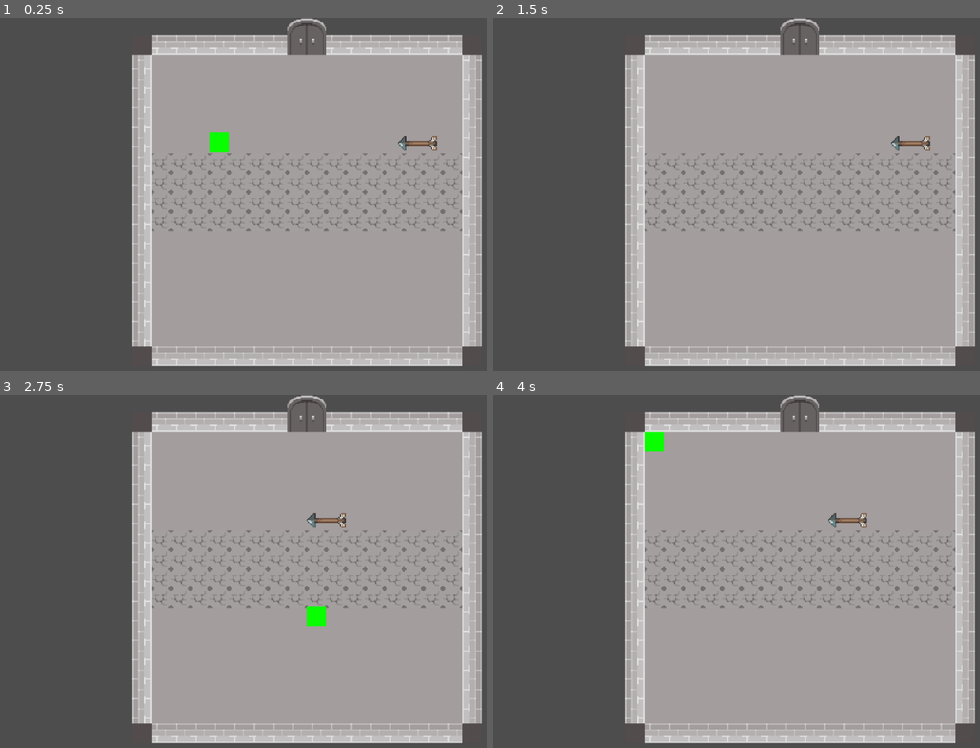
Above: before the commit, frames 1-4 (two rows, left to right).
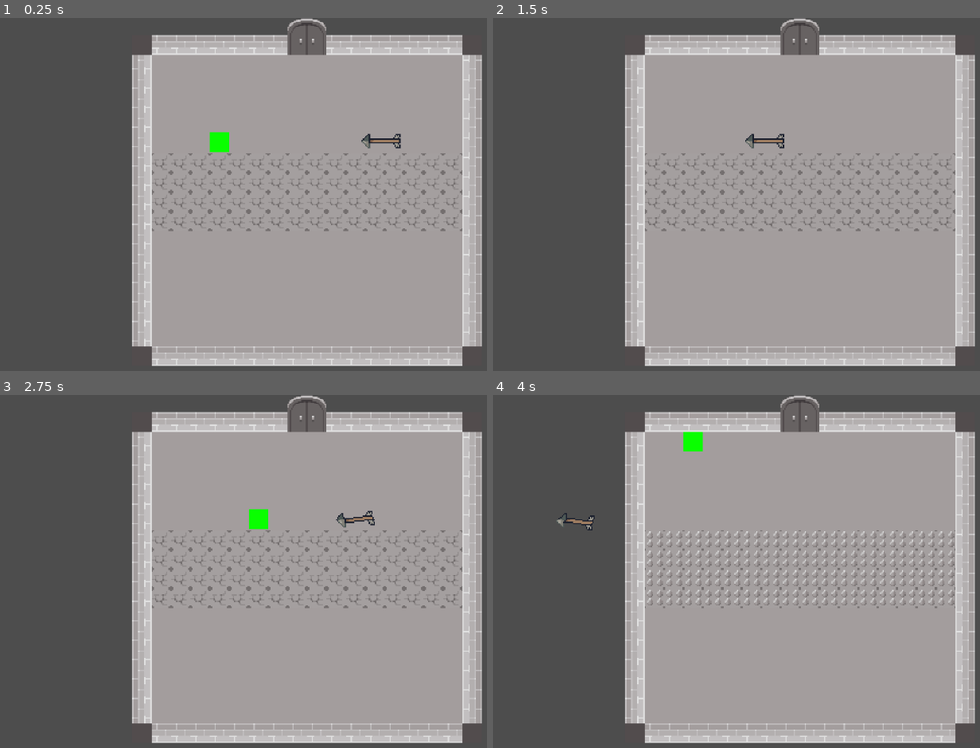
Above: after the commit, the same moments.

Repository: rddtz/gamejamplus
Game: Godot game, scene res://scenes/main.tscn
Two runs of this game, one before a commit and one after it. Both use one fixed random seed, a clock stepped at 60 frames per second and the inputs below.
Inputs:
- Up to frame 1 (0.25 s): no input
- Up to frame 2 (1.5 s): hold Right (RIGHT) 0.53-1.28 s; hold S (DOWN) from 1.28 s (still down)
- Up to frame 3 (2.75 s): release S (DOWN) at 2.03 s; hold Right (RIGHT) from 2.03 s (still down)
- Up to frame 4 (4 s): release Right (RIGHT) at 2.78 s; hold W (UP) 2.78-3.53 s; hold A (LEFT) from 3.53 s (still down)

The runs differ from the first frame. In frame 1, 0.3% of the frame differs, in the area x 74-90%, y 32-38%; in frame 2, 0.3%; in frame 3, 0.8%; in frame 4, 3.4%, in the area x 13-95%, y 10-61%.

Commit message:
flecha 2

Diff:
--- a/plus/scenes/flecha.tscn
+++ b/plus/scenes/flecha.tscn
@@ -1,21 +1,70 @@
-[gd_scene load_steps=6 format=3 uid="uid://c7ihtsplmerbl"]
+[gd_scene load_steps=13 format=3 uid="uid://c7ihtsplmerbl"]
 
 [ext_resource type="Script" path="res://scripts/flecha.gd" id="1_gpbhr"]
 [ext_resource type="Texture2D" uid="uid://c6rjul783wuq0" path="res://assets/Flecha.png" id="1_sb2l6"]
 
-[sub_resource type="AtlasTexture" id="AtlasTexture_qsu6x"]
+[sub_resource type="AtlasTexture" id="AtlasTexture_xp4kv"]
 atlas = ExtResource("1_sb2l6")
-region = Rect2(0, 0, 32, 16)
+region = Rect2(0, 0, 32, 32)
+
+[sub_resource type="AtlasTexture" id="AtlasTexture_t35c3"]
+atlas = ExtResource("1_sb2l6")
+region = Rect2(32, 0, 32, 32)
+
+[sub_resource type="AtlasTexture" id="AtlasTexture_yxjio"]
+atlas = ExtResource("1_sb2l6")
+region = Rect2(64, 0, 32, 32)
+
+[sub_resource type="AtlasTexture" id="AtlasTexture_c108p"]
+atlas = ExtResource("1_sb2l6")
+region = Rect2(96, 0, 32, 32)
+
+[sub_resource type="AtlasTexture" id="AtlasTexture_n7f2v"]
+atlas = ExtResource("1_sb2l6")
+region = Rect2(128, 0, 32, 32)
+
+[sub_resource type="AtlasTexture" id="AtlasTexture_kcv4b"]
+atlas = ExtResource("1_sb2l6")
+region = Rect2(160, 0, 32, 32)
+
+[sub_resource type="AtlasTexture" id="AtlasTexture_8dsl8"]
+atlas = ExtResource("1_sb2l6")
+region = Rect2(192, 0, 32, 32)
+
+[sub_resource type="AtlasTexture" id="AtlasTexture_2orym"]
+atlas = ExtResource("1_sb2l6")
+region = Rect2(224, 0, 32, 32)
 
 [sub_resource type="SpriteFrames" id="SpriteFrames_g3tbx"]
 animations = [{
 "frames": [{
 "duration": 1.0,
-"texture": SubResource("AtlasTexture_qsu6x")
+"texture": SubResource("AtlasTexture_xp4kv")
+}, {
+"duration": 1.0,
+"texture": SubResource("AtlasTexture_t35c3")
+}, {
+"duration": 1.0,
+"texture": SubResource("AtlasTexture_yxjio")
+}, {
+"duration": 1.0,
+"texture": SubResource("AtlasTexture_c108p")
+}, {
+"duration": 1.0,
+"texture": SubResource("AtlasTexture_n7f2v")
+}, {
+"duration": 1.0,
+"texture": SubResource("AtlasTexture_kcv4b")
+}, {
+"duration": 1.0,
+"texture": SubResource("AtlasTexture_8dsl8")
+}, {
+"duration": 1.0,
+"texture": SubResource("AtlasTexture_2orym")
 }],
 "loop": true,
 "name": &"default",
-"speed": 5.0
+"speed": 16.0
 }]
 
 [sub_resource type="RectangleShape2D" id="RectangleShape2D_h6vc3"]
@@ -26,6 +75,8 @@
 
 [node name="AnimatedSprite2D" type="AnimatedSprite2D" parent="."]
 sprite_frames = SubResource("SpriteFrames_g3tbx")
+autoplay = "default"
+frame_progress = 0.996033
 
 [node name="Area2D" type="Area2D" parent="."]
 
--- a/plus/scenes/main.tscn
+++ b/plus/scenes/main.tscn
@@ -44,4 +44,4 @@
 [node name="Flecha" parent="." instance=ExtResource("6_guc22")]
 position = Vector2(318, 140)
 direction = 180
-speed = 60.0
+speed = 180.0
Binary file changed: plus/assets/Flecha.png
